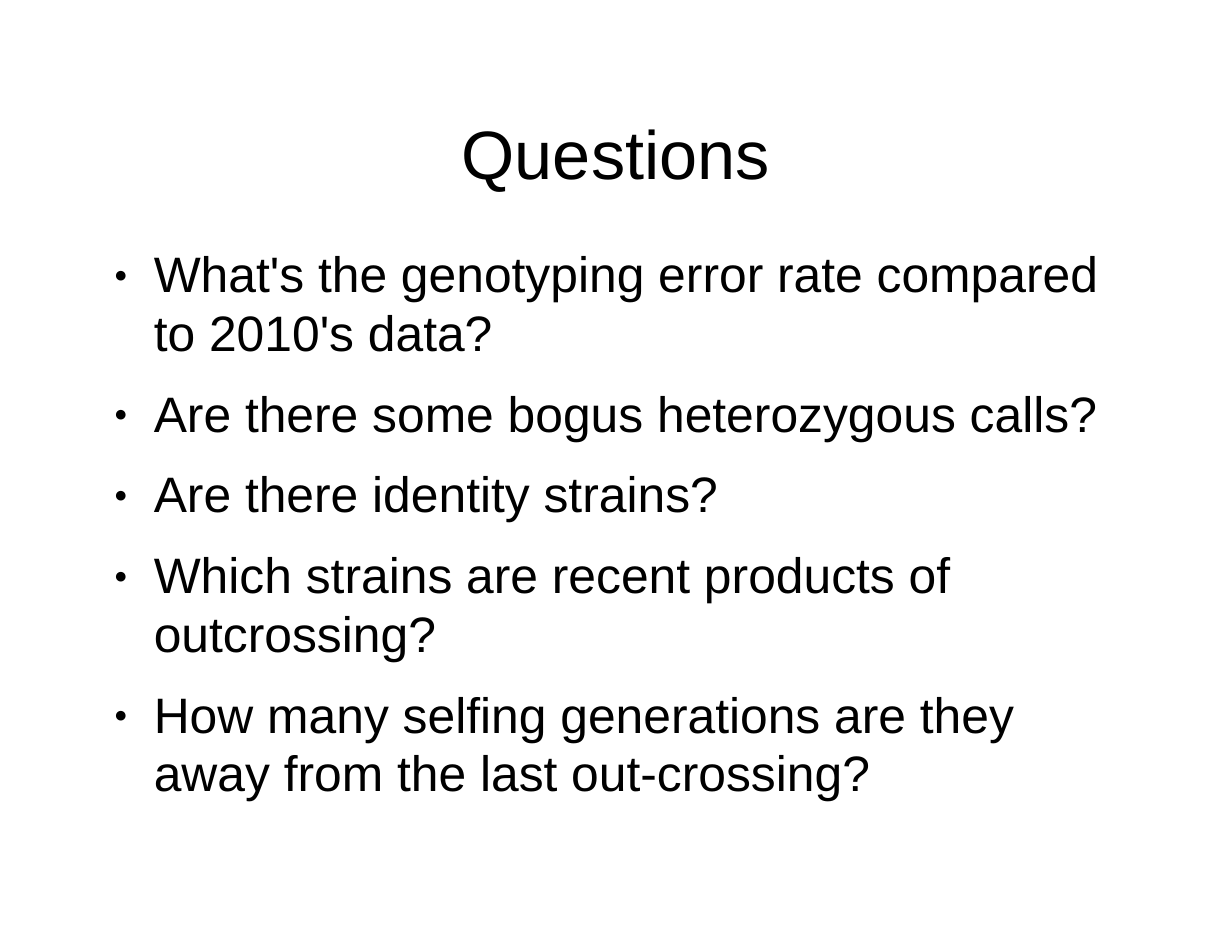
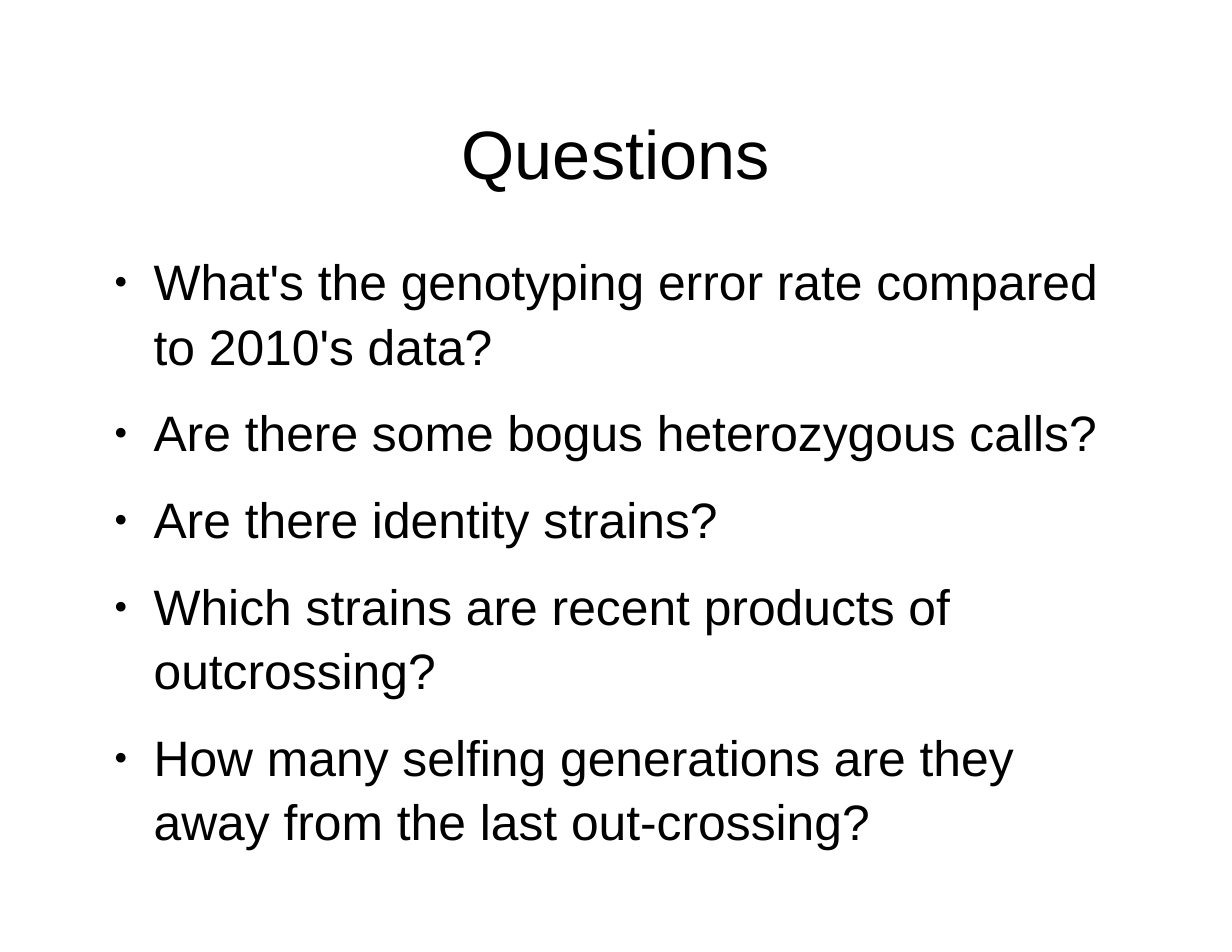
Before and after one commit to polyactis/repos, a slide deck: slide 6 of variation/trunk/doc/lab_meeting_2007_05_01/lm_2007_05_01.ppt. Drawn at 1232x952 pixels with LibreOffice and Linux fonts; fonts in the diff are those of the drawing. Boxes give left, top, right and bottom in pixels: in the first picture for what was removed or moved away, otherwise in the second. Text is boxed around its words. In the diff, an @@ line names an element or a change of style, - is before the commit and + after.

```diff
--- a/variation/trunk/doc/lab_meeting_2007_05_01/lm_2007_05_01.ppt
+++ b/variation/trunk/doc/lab_meeting_2007_05_01/lm_2007_05_01.ppt
@@ text "What's the genotyping error rate ..." at <box>154,264,1097,851</box>: line spacing 0.98 to 1.08 @@
```
Also in this commit, not shown: 1 other slide changed, 13 other files.
